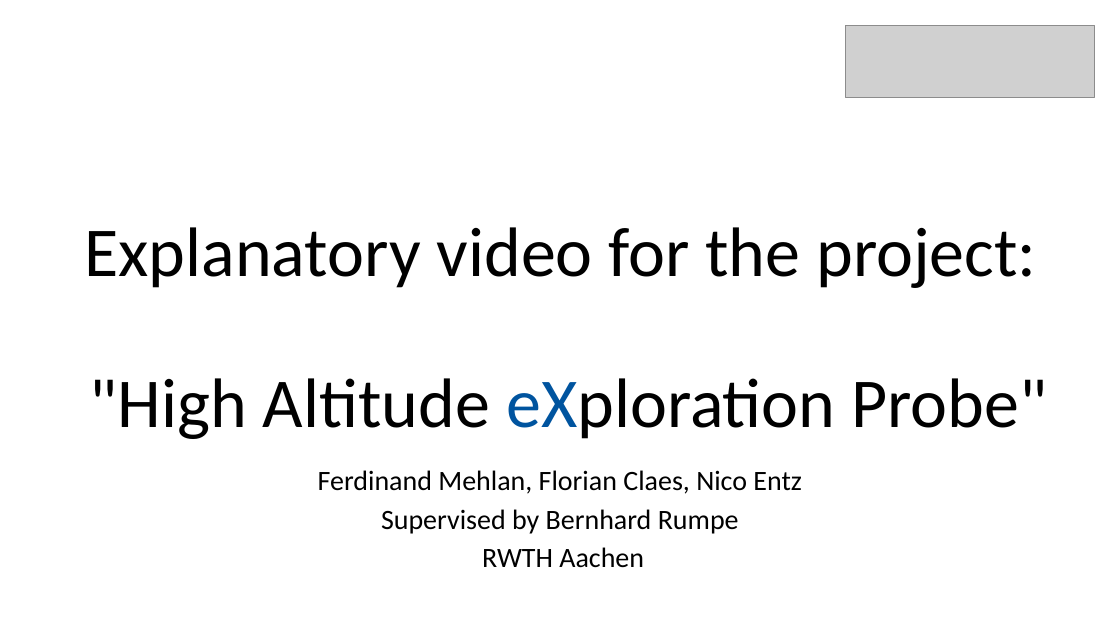
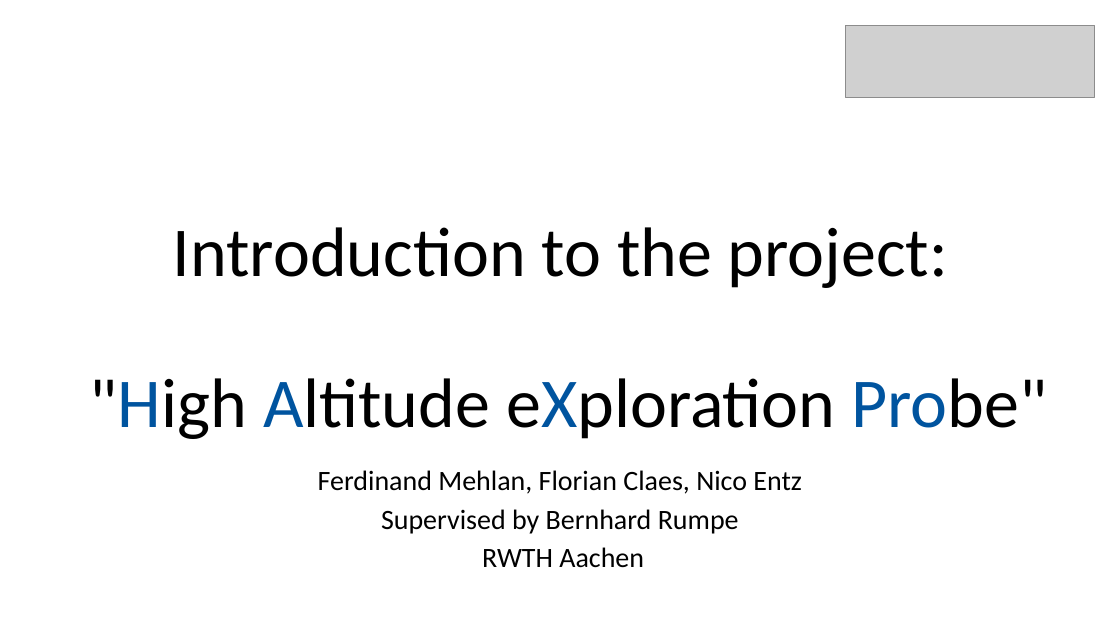
Before and after one commit to neitmedia/haxpro, a slide deck: slide 1 of Video/intro.pptx. Drawn at 1120x630 pixels with LibreOffice and Linux fonts; fonts in the diff are those of the drawing; grey boxes stand for pictures. Boxes give left, top, right and bottom in pixels: in the first picture for what was removed or moved away, otherwise in the second. Text is boxed around its words. In the diff, an @@ line names an element or a change of style, - is before the commit and + after.

Commit message:
new intro video

```diff
--- a/Video/intro.pptx
+++ b/Video/intro.pptx
@@ title at (90,227,1048,439): text changed @@
-Explanatory video for the project:
-"High Altitude eXploration Probe"
+Introduction to the project:
+"High Altitude eXploration Probe"
```
Also in this commit, not shown: 1 slide added, 3 other files.
